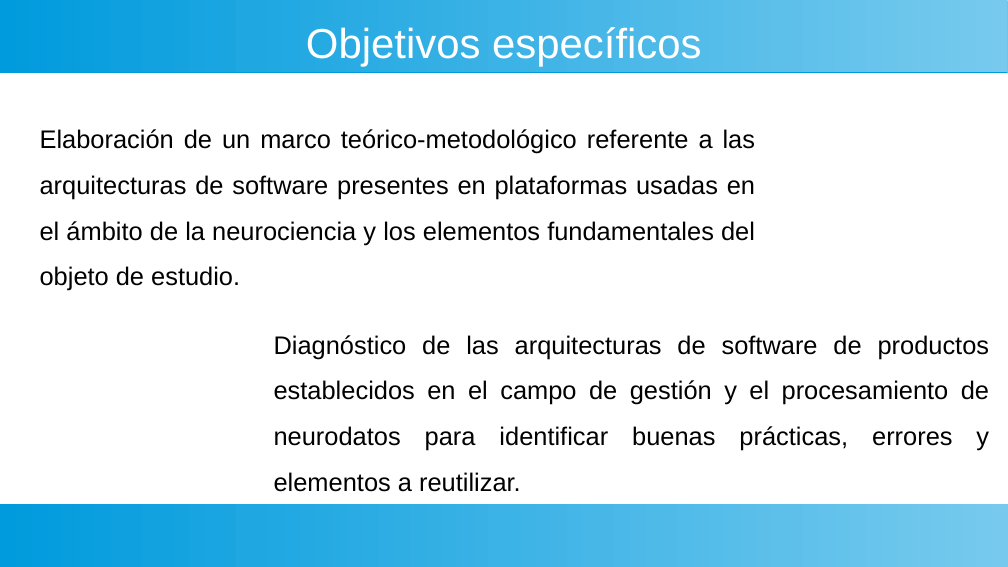
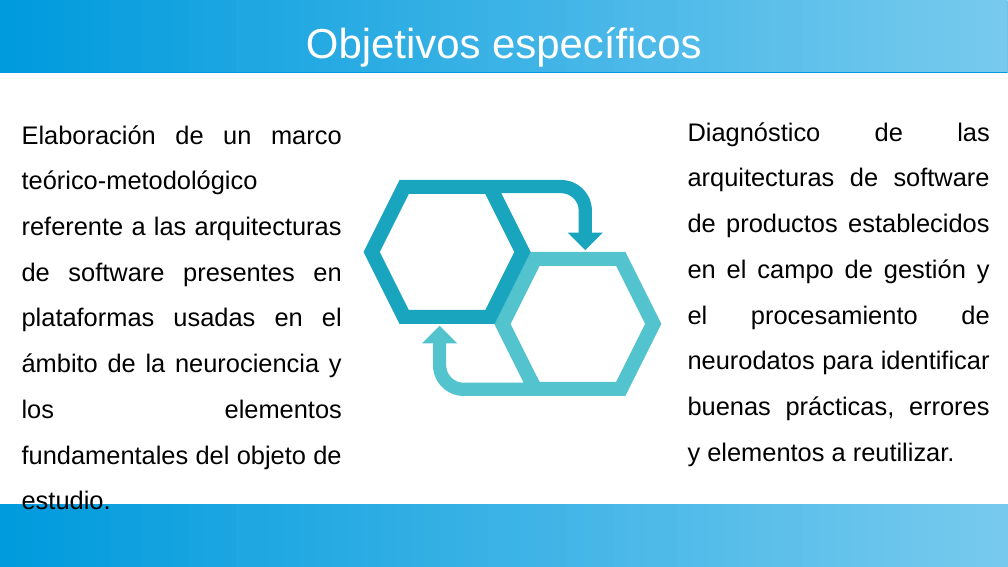
Before and after one commit to gaspect/brainsys, a slide deck: slide 7 of Presentación.odp. Drawn at 1008x567 pixels with LibreOffice and Linux fonts; fonts in the diff are those of the drawing. Boxes give left, top, right and bottom in pixels: in the first picture for what was removed or moved away, otherwise in the second. Text is boxed around its words. In the diff, an @@ line names an element or a change of style, - is before the commit and + after.

```diff
--- a/Presentación.odp
+++ b/Presentación.odp
@@ text "Elaboración de un marco teórico-metodológico ..." rewrapped from [40, 129, 756, 286] to [22, 125, 342, 469] @@
@@ text "Diagnóstico de las arquitecturas de ..." rewrapped from [274, 335, 990, 492] to [688, 122, 990, 466] @@
@@ freeform shape added at [364, 180, 604, 325], fill #19A5BE @@
@@ freeform shape added at [423, 252, 662, 397], fill #53C3CD @@
```
Also in this commit, not shown: 17 other slides changed, 1 slide added, 2 slides removed.
